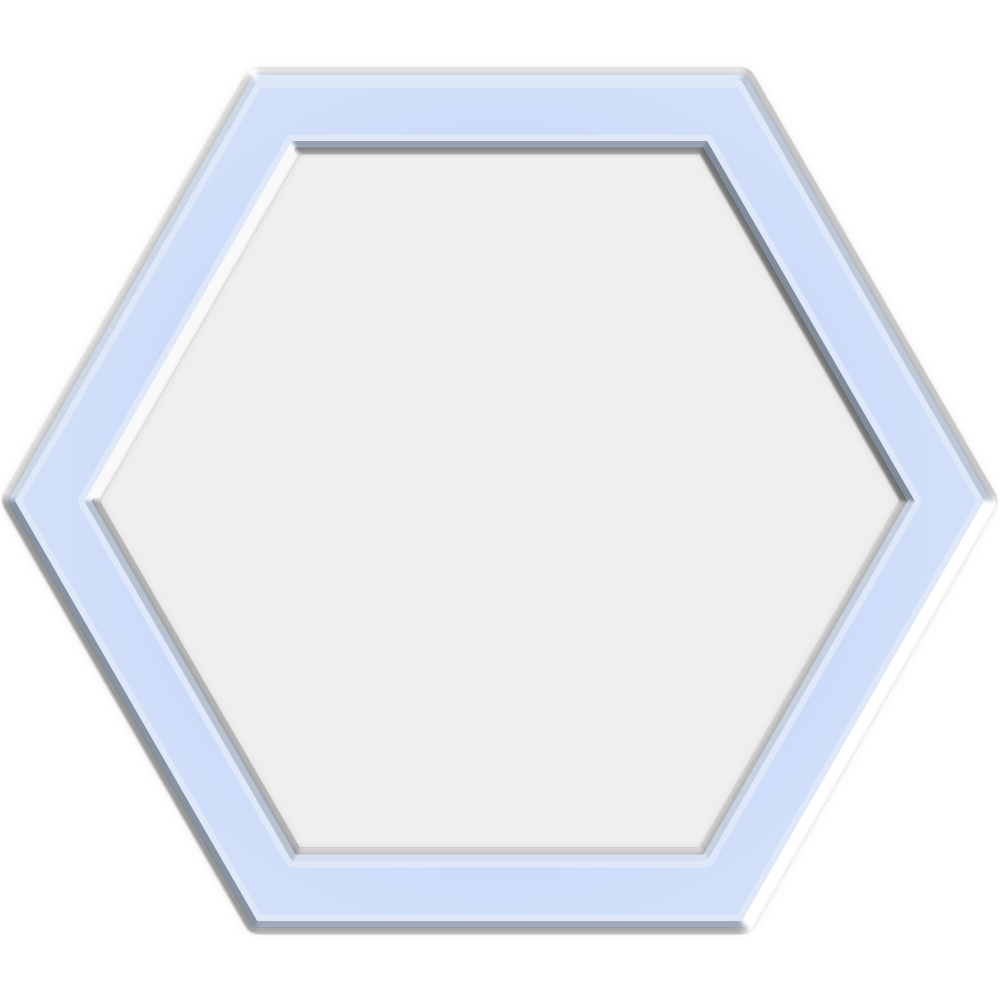
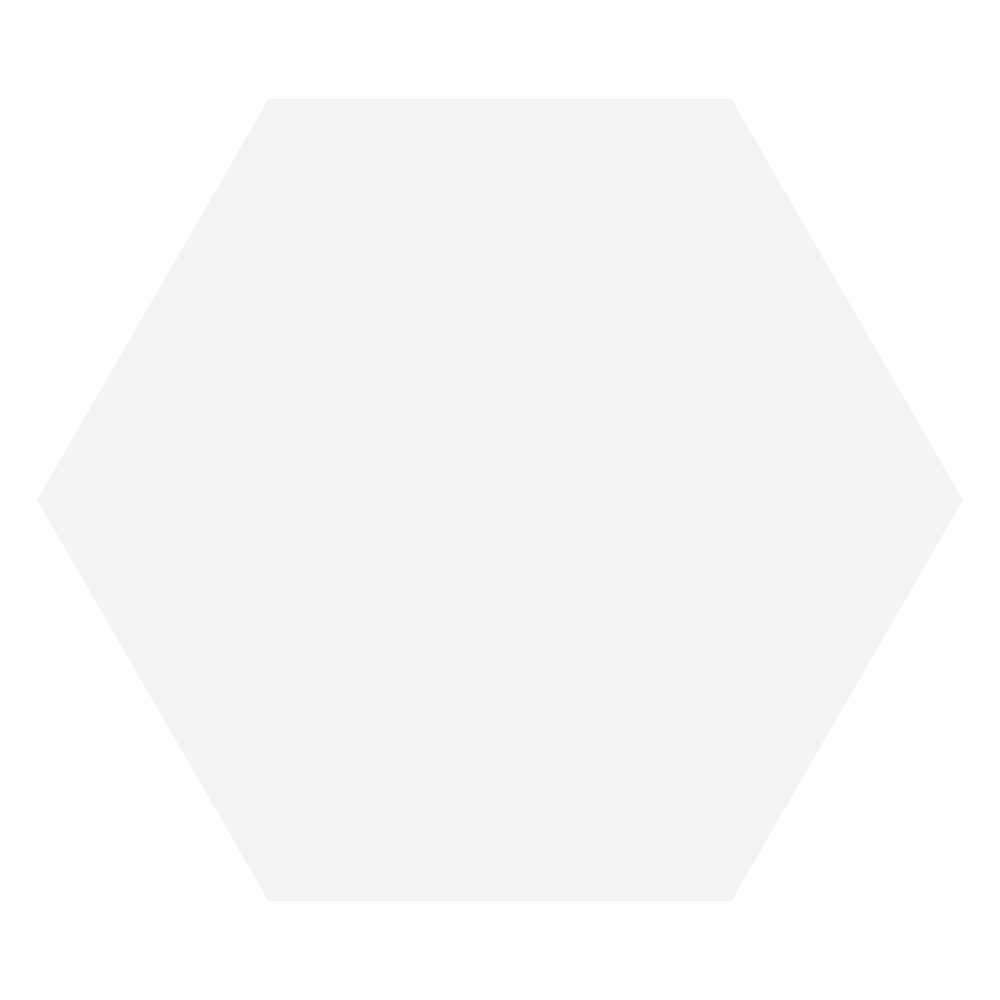
Before/after of a w=1000, h=1000 layered artwork. What changed in the layer stack:
hid group "SelectedHives" (24 layers) over (15, 81, 984, 921)
hid group "ice" (5 layers) over (15, 81, 984, 921)
"Polygon 1" (2nd of 21, in "SelectedHives" › "ice" › "background"): blend normal → dissolve over (15, 81, 984, 921)
showed group "backgroundhives" (21 layers) over (37, 99, 963, 901)
added group "background-grey" with 2 layers in group "backgroundhives" over (37, 99, 963, 901)
added layer "Polygon 1" (14th of 21, in "backgroundhives" › "background-grey") in group "background-grey" over (37, 99, 963, 901)
